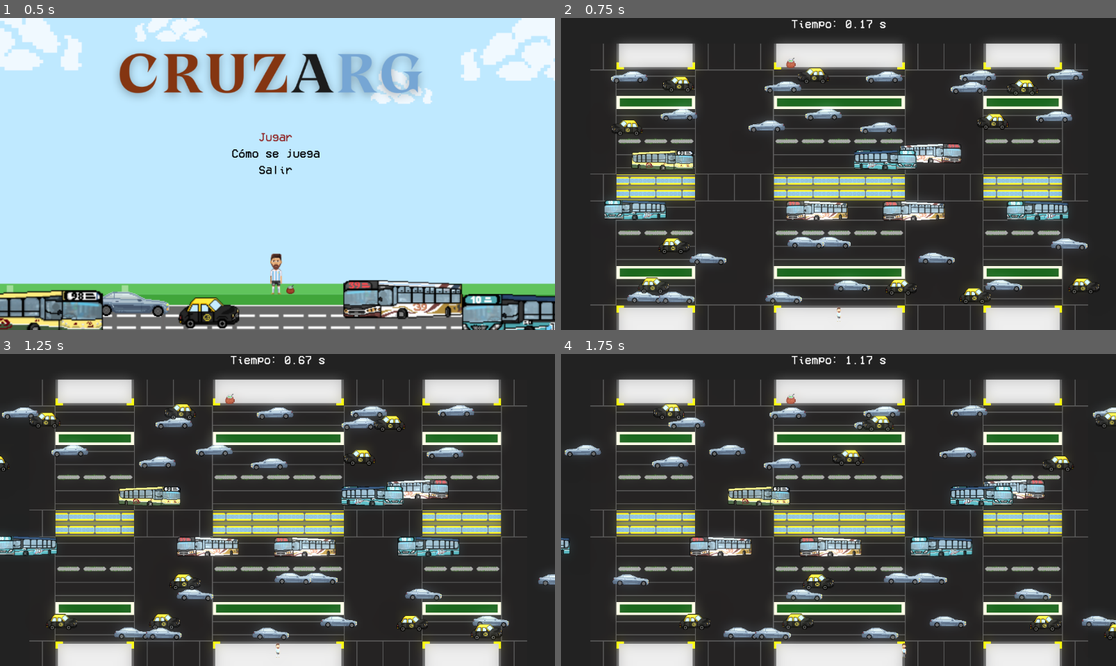
Above: before the commit, frames 1-4 (two rows, left to right).
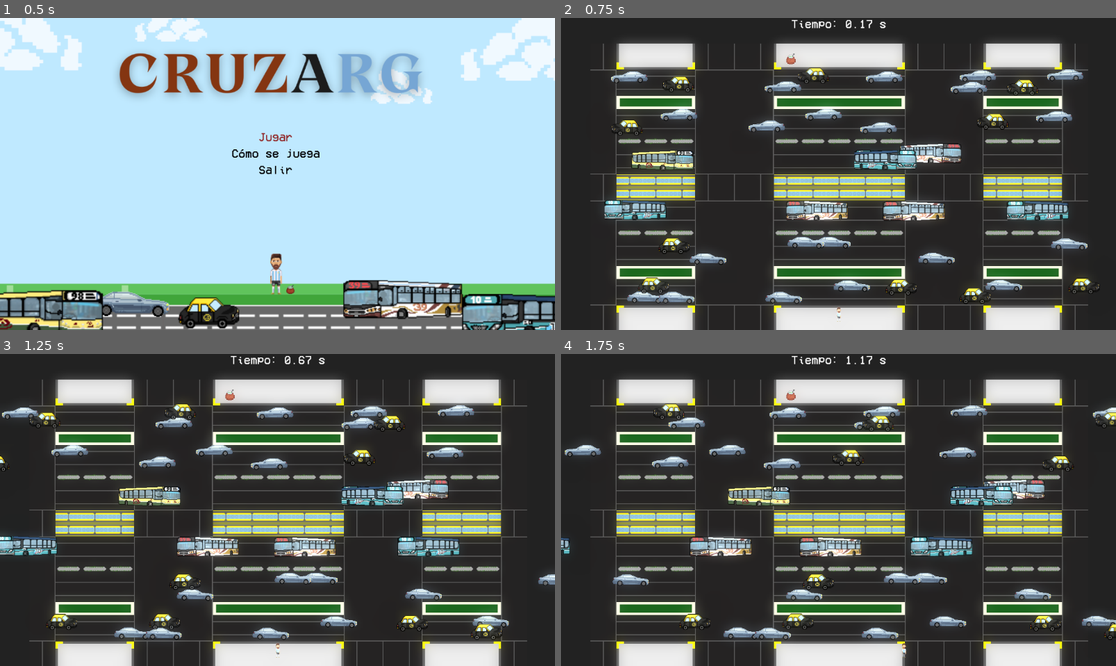
Above: after the commit, the same moments.

Repository: FlorenciaMorelli/cruzARG-on-godot
Game: Godot game, scene res://UI/scenes/menu.tscn
Two runs of this game, one before a commit and one after it. Both use one fixed random seed, a clock stepped at 60 frames per second and the inputs below.
Inputs:
- Up to frame 1 (0.5 s): no input
- Up to frame 2 (0.75 s): click "Jugar" at 0.5 s
- Up to frame 3 (1.25 s): no input
- Up to frame 4 (1.75 s): tap Enter (select) at 1.25, 1.35 s; hold Right (right) from 1.28 s (still down)

Frame 1 is identical in both runs. In frame 2, less than 0.1% of the frame differs, in the area x 40-43%, y 11-17%; in frame 3, less than 0.1%; in frame 4, less than 0.1%.

Commit message:
fix(pick up): extended posible area of random appearence

Diff:
--- a/pick-ups/scripts/victory-item.gd
+++ b/pick-ups/scripts/victory-item.gd
@@ -17,7 +17,8 @@
 func get_random_position() -> Vector2:
 	#	Define ranges
 	var random_x = randf_range(0, viewport_size.x)  #	Viewports full width
-	return Vector2(random_x, 16)
+	var random_y = randf_range(-16, 16)  #	Max height
+	return Vector2(random_x, random_y)
 
 
 func _on_body_entered(body: Node) -> void:
